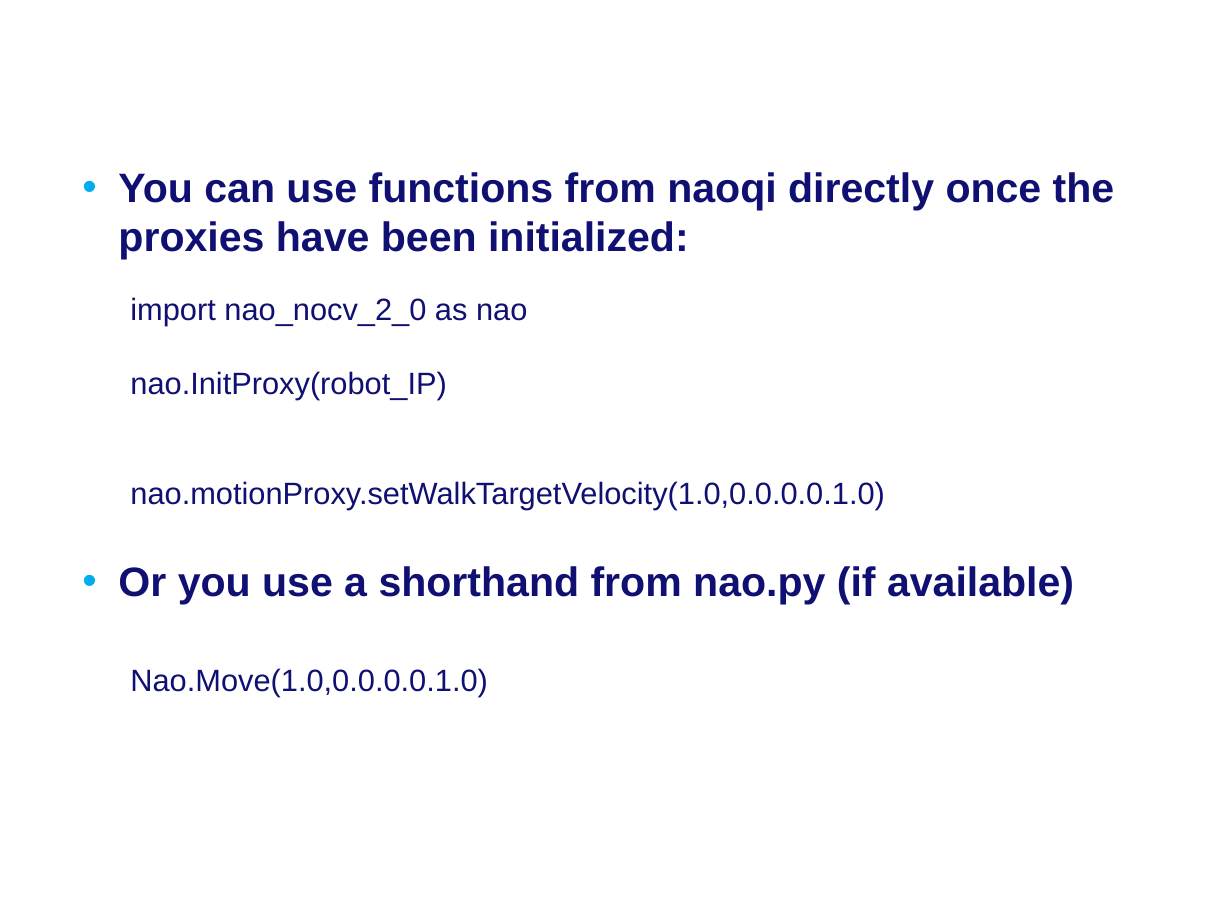
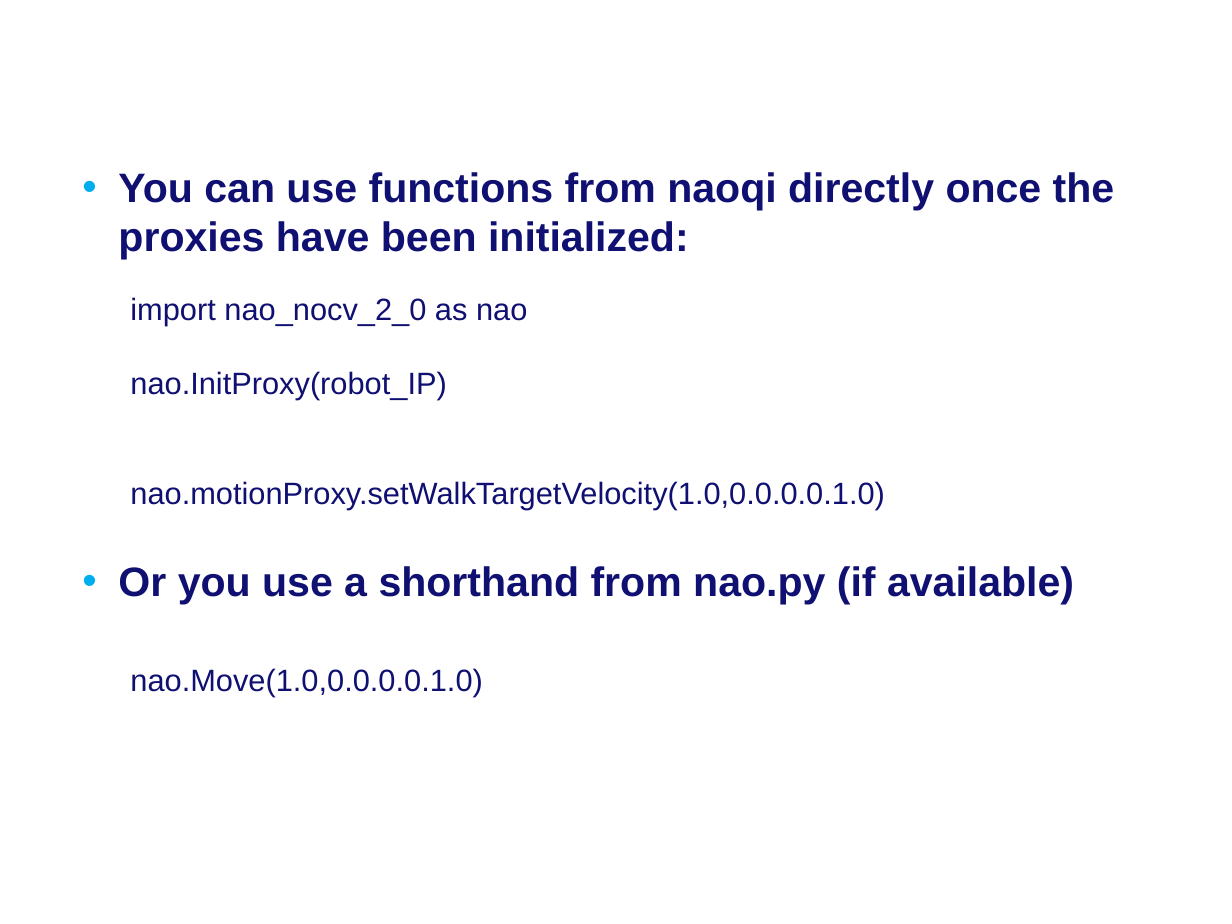
Before and after one commit to Rctue/nao-lib, a slide deck: slide 2 of Manual nao-lib.pptx. Drawn at 1232x924 pixels with LibreOffice and Linux fonts; fonts in the diff are those of the drawing; background and template pictures are left out. Boxes give left, top, right and bottom in pixels: in the first picture for what was removed or moved away, otherwise in the second. Text is boxed around its words. In the diff, an @@ line names an element or a change of style, - is before the commit and + after.

```diff
--- a/Manual nao-lib.pptx
+++ b/Manual nao-lib.pptx
@@ text at [130, 668, 483, 697]: text changed @@
-Nao.Move(1.0,0.0.0.0.1.0)
+nao.Move(1.0,0.0.0.0.1.0)
```
Also in this commit, not shown: 5 other files.
